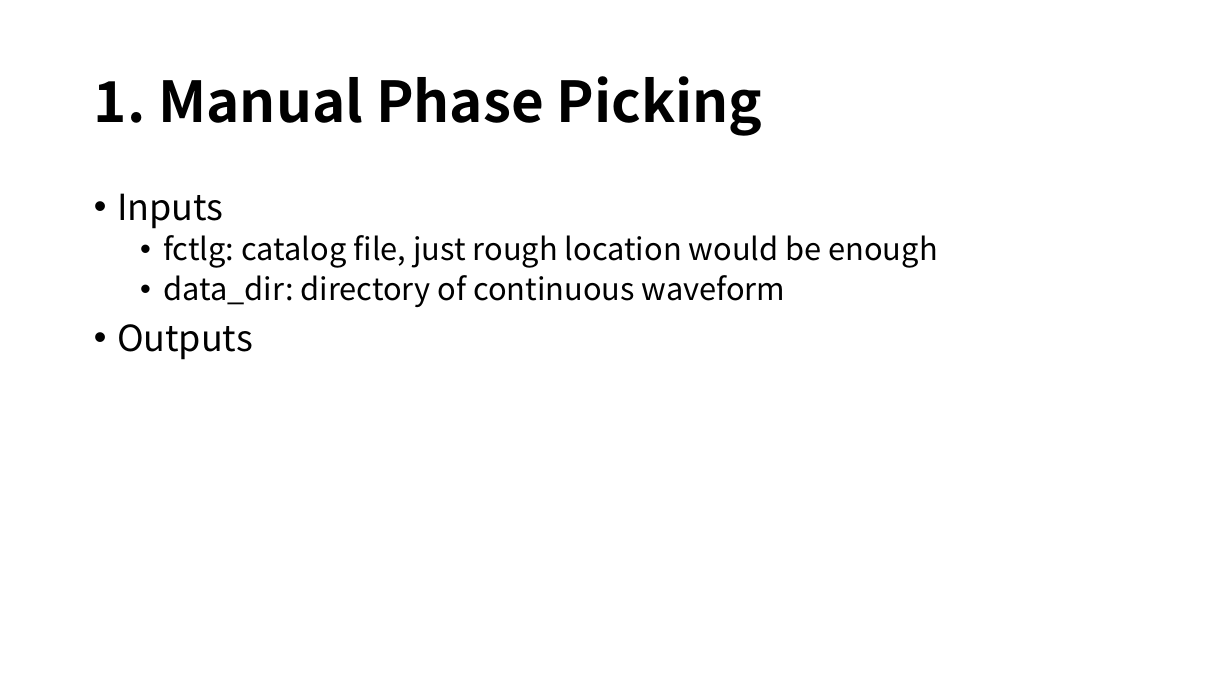
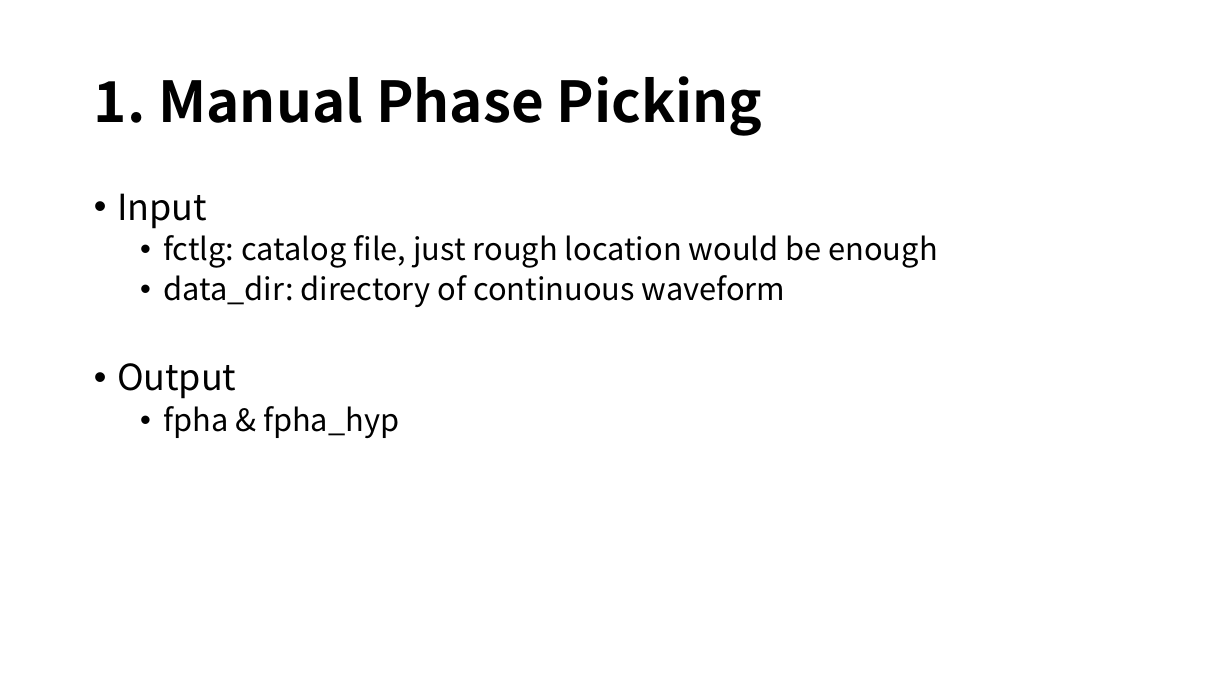
Before and after one commit to YijianZhou/Manual-Analysis-Helper, a slide deck: slide 3 of doc/MAH_Workflow.pptx. Drawn at 1232x693 pixels with LibreOffice and Linux fonts; fonts in the diff are those of the drawing. Boxes give left, top, right and bottom in pixels: in the first picture for what was removed or moved away, otherwise in the second. Text is boxed around its words. In the diff, an @@ line names an element or a change of style, - is before the commit and + after.

```diff
--- a/doc/MAH_Workflow.pptx
+++ b/doc/MAH_Workflow.pptx
@@ text at <box>117,193,207,229</box>: text changed @@
-• Inputs
+• Input
@@ text at <box>117,363,399,438</box>: text changed; size 28 to 24 pt @@
-• Outputs
+• Output
+  • fpha & fpha_hyp
```
Also in this commit, not shown: 2 other slides changed, 3 slides added.
